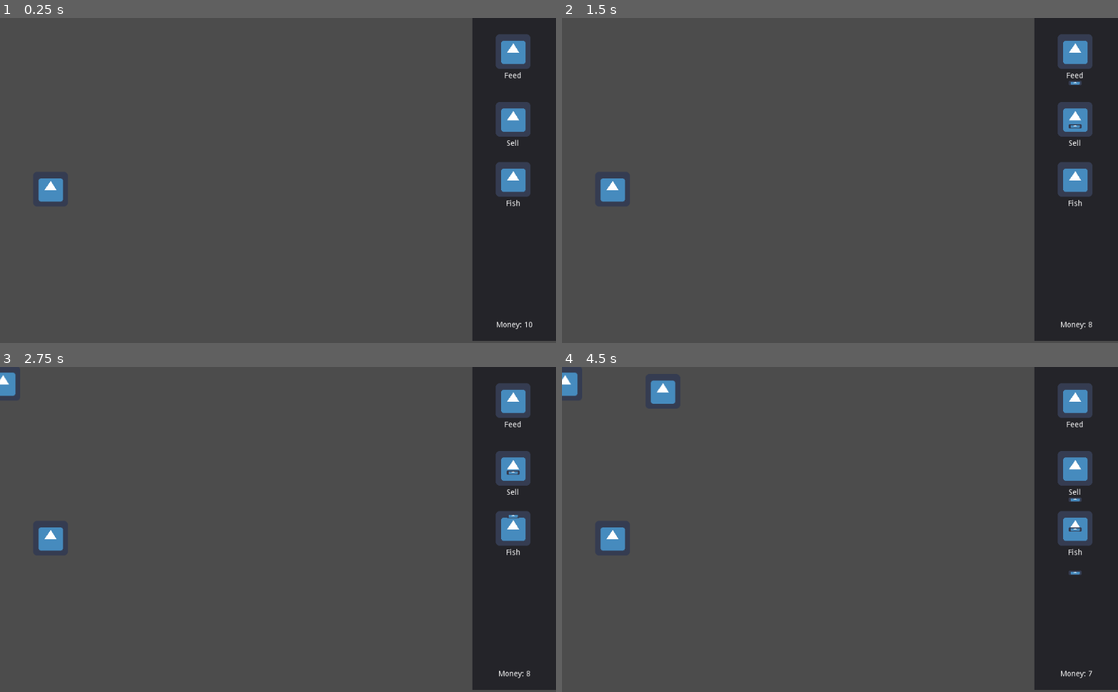
Above: before the commit, frames 1-4 (two rows, left to right).
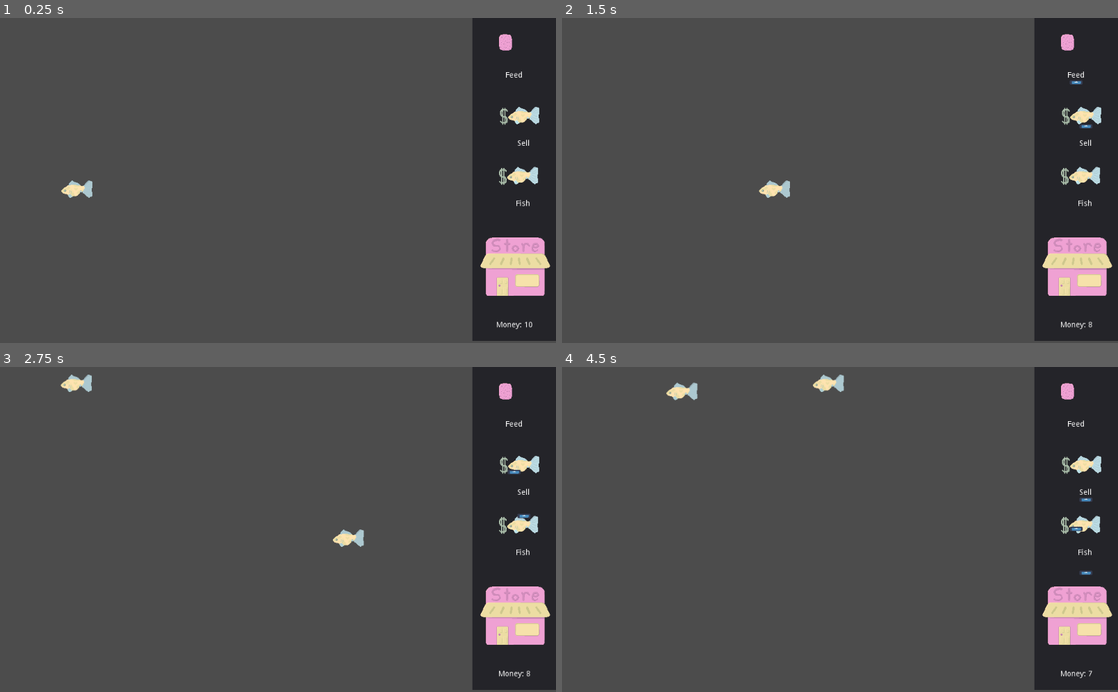
Above: after the commit, the same moments.

Repository: Struckdown/oohgamejam2020
Game: Godot game, scene res://Scenes/World.tscn
Two runs of this game, one before a commit and one after it. Both use one fixed random seed, a clock stepped at 60 frames per second and the inputs below. The engine's default icon, where the game draws it, is replaced by a stand-in: a white triangle on a blue panel in a dark square.
Inputs:
- Up to frame 1 (0.25 s): no input
- Up to frame 2 (1.5 s): click "Feed" at 0.5 s; click "Sell" at 1.25 s
- Up to frame 3 (2.75 s): click "Fish" at 2 s
- Up to frame 4 (4.5 s): click "Feed" at 2.75 s; click "Sell" at 3.5 s; click "Fish" at 4.25 s

The runs differ from the first frame. In frame 1, 4.7% of the frame differs, in the area x 6-99%, y 4-86%; in frame 2, 4.7%; in frame 3, 5.1%; in frame 4, 5.5%, in the area x 0-99%, y 1-86%.
Error before the commit: Invalid operands 'Vector2' and 'Nil' in operator '*'. (res://Scripts/Fish.gd:42)

Commit message:
Integrating UI changes, and fish sprite

Diff:
--- a/src/Scenes/Fish.tscn
+++ b/src/Scenes/Fish.tscn
@@ -1,6 +1,6 @@
 [gd_scene load_steps=7 format=2]
 
-[ext_resource path="res://icon.png" type="Texture" id=1]
+[ext_resource path="res://Art/Basic Fish/Fish.png" type="Texture" id=1]
 [ext_resource path="res://Scripts/Fish.gd" type="Script" id=2]
 [ext_resource path="res://Scripts/eat_area.gd" type="Script" id=3]
 
@@ -21,8 +21,6 @@
 
 [node name="Fish" type="Area2D"]
 script = ExtResource( 2 )
-SPEED = null
-CHASE_SPEED = null
 
 [node name="AnimatedSprite" type="AnimatedSprite" parent="."]
 frames = SubResource( 1 )
--- a/src/Scenes/StoreUI.tscn
+++ b/src/Scenes/StoreUI.tscn
@@ -1,7 +1,9 @@
-[gd_scene load_steps=4 format=2]
+[gd_scene load_steps=6 format=2]
 
-[ext_resource path="res://icon.png" type="Texture" id=1]
+[ext_resource path="res://Art/HUD Elements/shop button.png" type="Texture" id=1]
 [ext_resource path="res://Scripts/StoreUI.gd" type="Script" id=2]
+[ext_resource path="res://Art/HUD Elements/pellet icon.png" type="Texture" id=3]
+[ext_resource path="res://Art/HUD Elements/Sell Fish.png" type="Texture" id=4]
 
 [sub_resource type="ImageTexture" id=1]
 
@@ -27,11 +29,11 @@
 [node name="FeedButton" type="TextureButton" parent="Panel"]
 anchor_right = 1.0
 anchor_bottom = 1.0
-margin_left = 43.2133
-margin_top = 29.9169
-margin_right = -48.7867
-margin_bottom = -502.083
-texture_normal = ExtResource( 1 )
+margin_left = 45.0
+margin_top = 29.014
+margin_right = -47.0
+margin_bottom = -502.986
+texture_normal = ExtResource( 3 )
 texture_pressed = SubResource( 1 )
 __meta__ = {
 "_edit_use_anchors_": false
@@ -50,11 +52,11 @@
 [node name="SellButton" type="TextureButton" parent="Panel"]
 anchor_right = 1.0
 anchor_bottom = 1.0
-margin_left = 43.2133
+margin_left = 45.0
 margin_top = 155.364
-margin_right = -48.7867
+margin_right = -11.0
 margin_bottom = -376.635
-texture_normal = ExtResource( 1 )
+texture_normal = ExtResource( 4 )
 texture_pressed = SubResource( 1 )
 __meta__ = {
 "_edit_use_anchors_": false
@@ -77,7 +79,7 @@
 margin_top = 265.966
 margin_right = -47.7867
 margin_bottom = -266.034
-texture_normal = ExtResource( 1 )
+texture_normal = ExtResource( 4 )
 texture_pressed = SubResource( 1 )
 __meta__ = {
 "_edit_use_anchors_": false
@@ -103,6 +105,13 @@
 __meta__ = {
 "_edit_use_anchors_": false
 }
+
+[node name="StoreIcon" type="TextureRect" parent="Panel"]
+margin_left = 15.3425
+margin_top = 395.295
+margin_right = 143.343
+margin_bottom = 523.295
+texture = ExtResource( 1 )
 [connection signal="pressed" from="Panel/FeedButton" to="." method="_on_FeedButton_pressed"]
 [connection signal="pressed" from="Panel/SellButton" to="." method="_on_SellButton_pressed"]
 [connection signal="pressed" from="Panel/BuyFish" to="." method="_on_BuyFish_pressed"]
--- a/src/Scripts/Fish.gd
+++ b/src/Scripts/Fish.gd
@@ -8,13 +8,11 @@
 var chase_food
 var chase_direction
 
-# Declare member variables here. Examples:
-# var a = 2
-# var b = "text"
-
 
 # Called when the node enters the scene tree for the first time.
 func _ready():
+	if SPEED == null:
+		SPEED = 200
 	swim_direct_horizontal = 1
 	screen_size = get_viewport_rect().size
 	chase_flag = 0
--- a/src/project.godot
+++ b/src/project.godot
@@ -23,6 +23,10 @@
 
 GameManager="*res://Scripts/GameManager.gd"
 
+[display]
+
+mouse_cursor/custom_image="res://Art/HUD Elements/hand.png"
+
 [rendering]
 
 environment/default_environment="res://default_env.tres"
Not shown, added: src/Art/HUD Elements/More Fish.png.import
Not shown, added: src/Art/HUD Elements/Sell Fish.png.import
Not shown, added: src/Art/HUD Elements/hand.png.import
Not shown, added: src/Art/HUD Elements/pellet icon.png.import
Not shown, added: src/Art/HUD Elements/shop button.png.import
